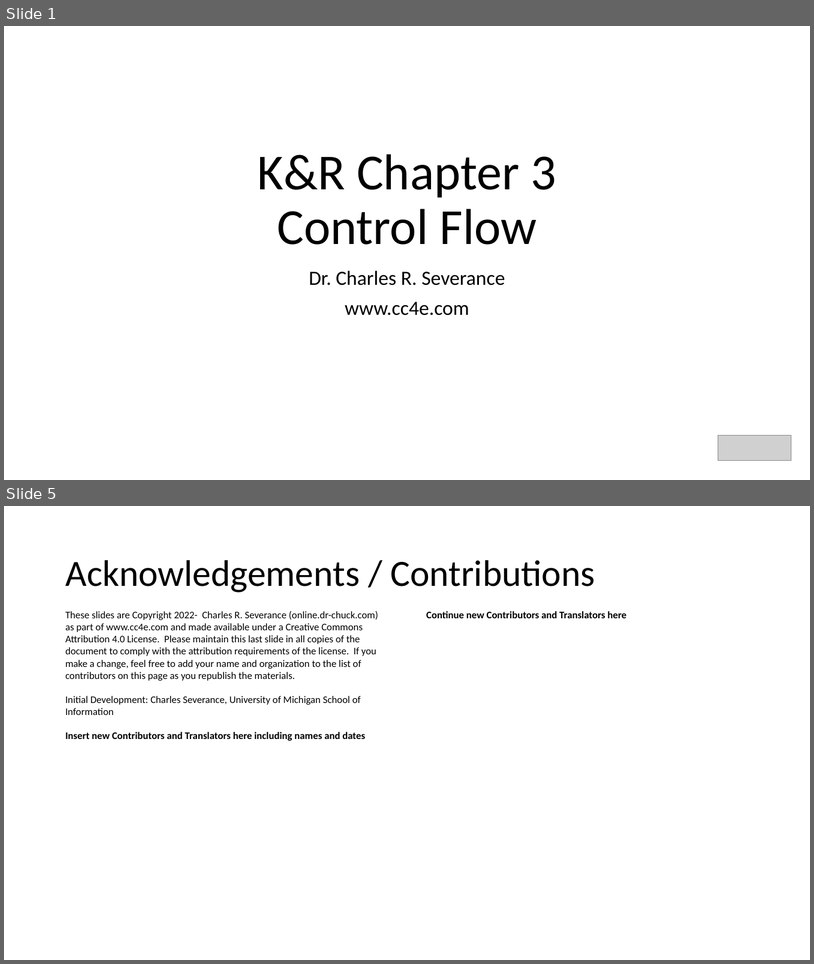
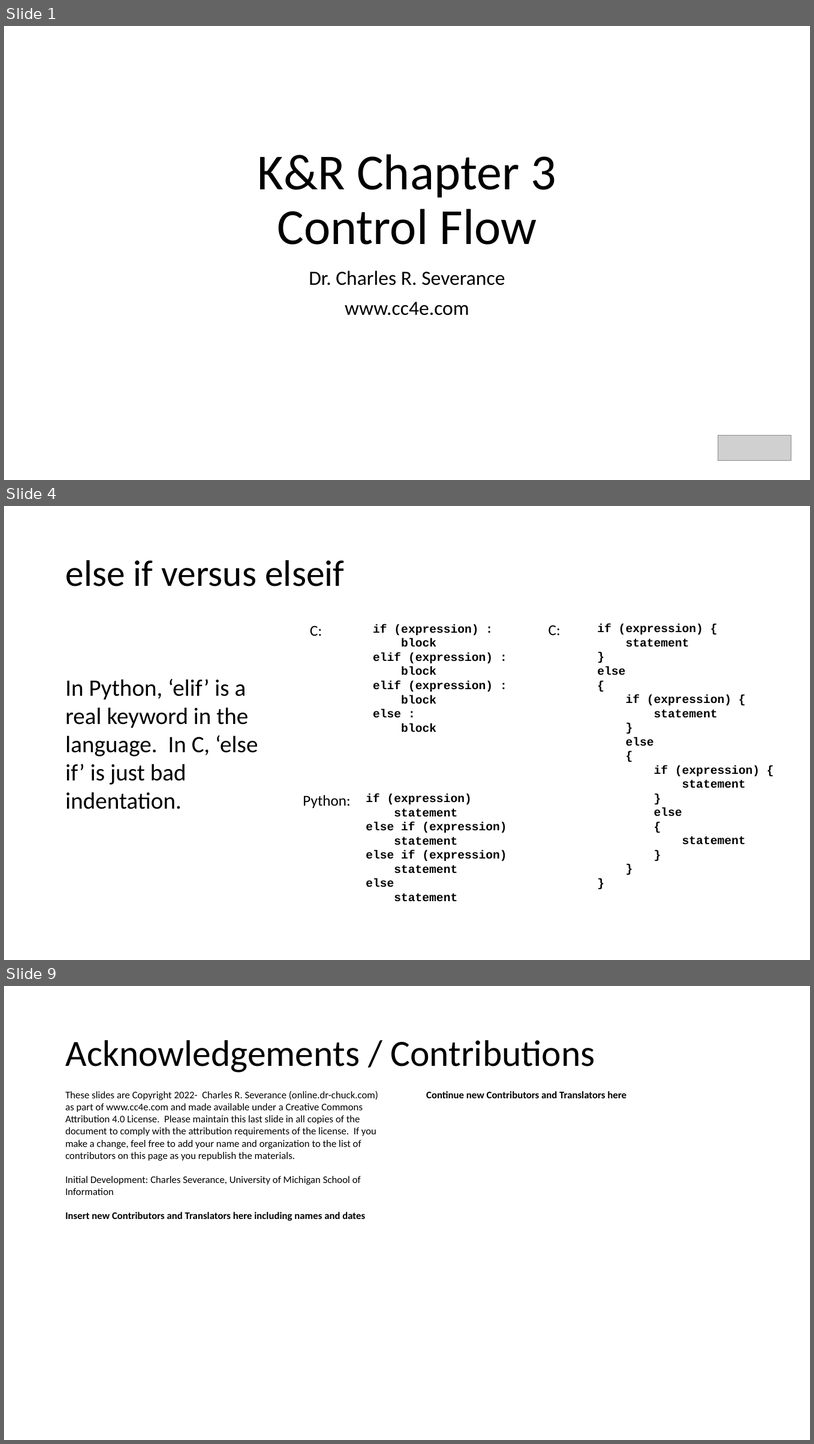
Before and after one commit to csev/cc4e, a slide deck: lectures/KR-3.pptx. Shown one above the other, each under a label of ours: slides 1 and 5 before the commit, slides 1, 4 and 9 after it; the slides between them are not shown. The pictures are 814x964 and 814x1444 pixels, drawn with LibreOffice and Linux fonts; fonts in the diff are those of the drawing; grey boxes stand for pictures. Boxes give left, top, right and bottom in pixels: in the first picture for what was removed or moved away, otherwise in the second. Text is boxed around its words. In the diff, an @@ line names an element or a change of style, - is before the commit and + after.

```diff
--- a/lectures/KR-3.pptx
+++ b/lectures/KR-3.pptx
@@ slide 4 added at box(4, 506, 810, 960), background #FFFFFF @@
@@ title added at box(65, 560, 344, 586), 44 pt, text #000000 @@
+else if versus elseif
@@ text added at box(310, 625, 322, 636), 18 pt, text #000000 @@
+C:
@@ text added at box(373, 624, 493, 732), 14 pt, text #000000, bold @@
+if (expression) :
+block
+elif (expression) :
+block
+elif (expression) :
+block
+else :
+block
@@ text added at box(549, 625, 561, 635), 18 pt, text #000000 @@
+C:
@@ text added at box(597, 624, 760, 844), 14 pt, text #000000, bold @@
+if (expression) {
+statement
+}
+else
+{
+if (expression) {
+statement
+}
+else
+{
+if (expression) {
+statement
+}
+else
+{
+statement
+}
+}
+}
@@ text added at box(65, 679, 258, 809), 28 pt, text #000000 @@
+In Python, ‘elif’ is a real keyword in the language. In C, ‘else if’ is just bad indentation.
@@ text added at box(366, 793, 507, 901), 14 pt, text #000000, bold @@
+if (expression)
+statement
+else if (expression)
+statement
+else if (expression)
+statement
+else
+statement
@@ text added at box(303, 795, 351, 808), 18 pt, text #000000 @@
+Python:
@@ what was slide 5 is now slide 9 @@
```
Also in this commit, not shown: 1 slide changed, 5 other slides added, 2 slides removed, 12 other files.
